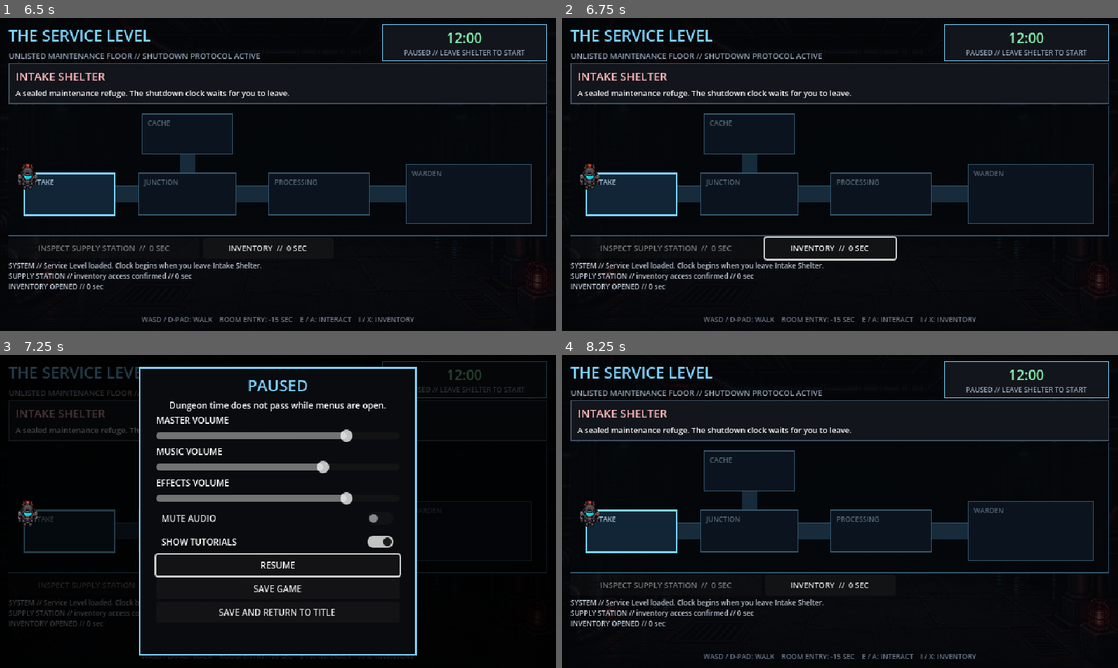
Above: before the commit, frames 1-4 (two rows, left to right).
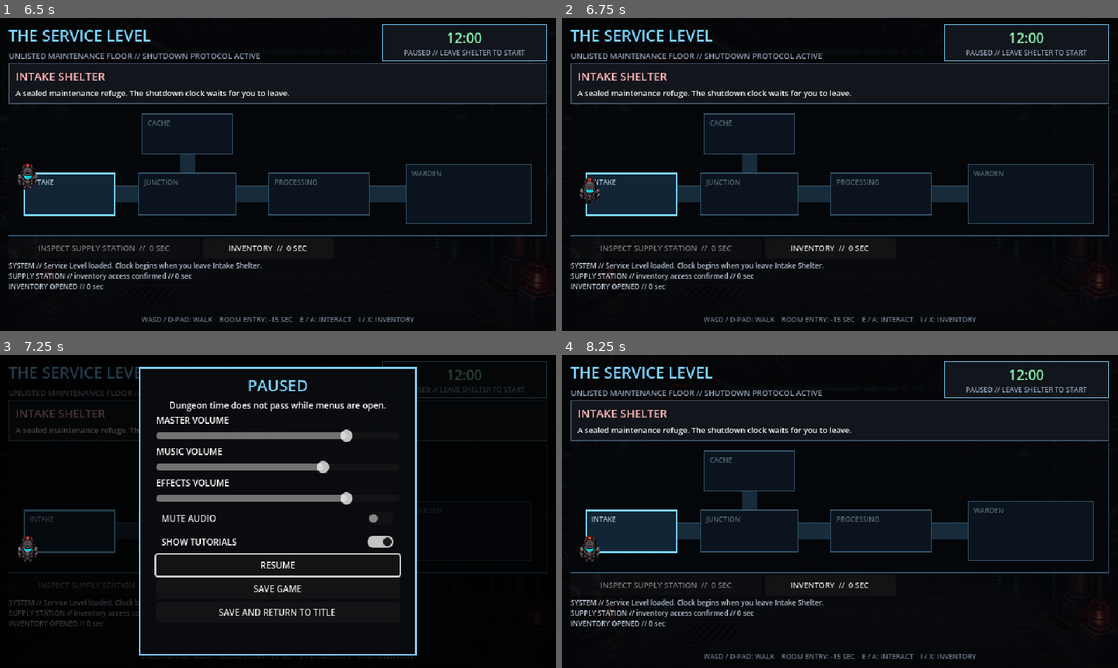
Above: after the commit, the same moments.

Repository: mtmann213/retro-crawler
Game: Godot game, scene res://main/main.tscn
Same seed, same stepped clock (60 frames per second), same inputs: the game is played once before the commit and once after it.
Inputs (mouse positions are in pixels of both pictures, inside the frame that each line leads up to):
- Up to frame 1 (6.5 s): click "NEW GAME" at 0.5 s; click "INSPECT SUPPLY STATION // 0 S…" at 1.25 s; click "INVENTORY // 0 SEC" at 2 s; click "RETURN TO DUNGEON" at 2.75 s; tap Enter (confirm) at 3.5, 5 s; move the mouse to (250, 237) at 3.52 s; hold W (move_up) 3.53-4.25 s; hold Enter (confirm) 3.53-4.25 s; click (250, 237) at 3.67 s; drag from (444, 221) to (250, 237) at 4.27 s; move the mouse to (111, 127) at 5.02 s; hold A (move_left) 5.03-5.75 s; hold Shift 5.03-5.75 s; drag from (305, 174) to (111, 127) at 5.77 s
- Up to frame 2 (6.75 s): tap Enter (confirm) at 6.5 s; move the mouse to (756, 96) at 6.52 s; hold S (move_down) from 6.53 s (still down); tap Ctrl at 6.6 s
- Up to frame 3 (7.25 s): keep holding S (move_down); tap M (menu) at 7.15 s
- Up to frame 4 (8.25 s): release S (move_down) at 7.25 s; drag from (962, 495) to (756, 433) at 7.27 s; click "RESUME" at 8 s

Frame 1 is identical in both runs. In frame 2, 0.6% of the frame differs, in the area x 3-61%, y 46-78%; in frame 3, 0.3%; in frame 4, 0.4%.

Commit message:
Fix walkable world directional focus

Diff:
--- a/scenes/dungeon/walkable_world.gd
+++ b/scenes/dungeon/walkable_world.gd
@@ -70,6 +70,17 @@
 	player_sprite.position = player_position
 	_check_room_entry()
 	queue_redraw()
+
+
+func _gui_input(event: InputEvent) -> void:
+	if not movement_enabled or not has_focus():
+		return
+	for action: StringName in [&"move_up", &"move_down", &"move_left", &"move_right"]:
+		if event.is_action_pressed(action):
+			# Movement keys also support menu navigation. Consume them here so
+			# ui_down (S/D-pad down) cannot move focus out of the world mid-walk.
+			accept_event()
+			return
 
 
 func _unhandled_input(event: InputEvent) -> void:
--- a/tests/integration/test_dungeon_screen.gd
+++ b/tests/integration/test_dungeon_screen.gd
@@ -48,6 +48,25 @@
 	assert_true(screen.map_area._is_walkable(Vector2(280, 100)))
 	assert_false(screen.map_area._is_walkable(Vector2(280, 35)))
 	assert_false(screen.map_area._is_walkable(Vector2(620, 149)))
+
+
+func test_s_moves_down_without_sending_focus_to_the_action_buttons() -> void:
+	var screen := await _spawn_screen()
+	screen.map_area.grab_focus()
+	var event := InputEventKey.new()
+	event.physical_keycode = KEY_S
+	event.unicode = KEY_S
+	event.pressed = true
+	get_viewport().push_input(event)
+	await get_tree().process_frame
+	assert_eq(get_viewport().gui_get_focus_owner(), screen.map_area)
+	event.pressed = false
+	get_viewport().push_input(event)
+	var start := screen.map_area.player_position
+	Input.action_press(&"move_down")
+	await get_tree().process_frame
+	Input.action_release(&"move_down")
+	assert_gt(screen.map_area.player_position.y, start.y)
 
 
 func test_using_inventory_consumable_spends_its_advertised_time() -> void:
